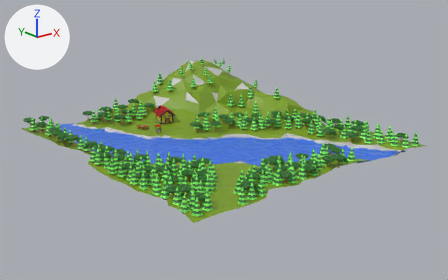
Renders of the glTF model assets/glb/Low_Poly_Forest.glb from each side of a commit.
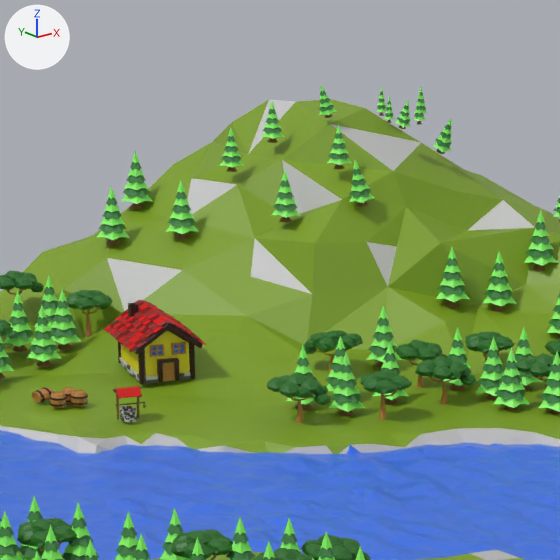
Old and new are each drawn whole from a 50 mm camera at (-17.01, -21.88, 9.18) aimed at (0.64, 0.18, 0.35) and again close up on the part from 29% to 57% of the width and 14% to 58% of the height. The axes (+X, +Y, +Z) are drawn at upper left. The lights are the same throughout. Where no turn or scale is listed for an object, it has been applied to the vertices.

Script lines for the objects in view, before the commit:
```python
ob_house = bpy.data.objects.new('House', me_cube_085)
ob_house.location = (-0.05, 4.18, 1.57)
ob_pine_050 = bpy.data.objects.new('pine.050', me_cylinder_037)
ob_pine_050.location = (0.58, 2.22, 1.04)
ob_pine_050.scale = (0.0907, 0.103, 0.0654)
ob_pine_051 = bpy.data.objects.new('pine.051', me_cylinder_037)
ob_pine_051.location = (1.16, 2.29, 1.04)
ob_pine_051.scale = (0.0907, 0.103, 0.0654)
ob_pine_170 = bpy.data.objects.new('pine.170', me_cylinder_037)
ob_pine_170.location = (0.85, 1.79, 1.01)
ob_pine_170.scale = (0.0907, 0.103, 0.0654)
ob_tree_021 = bpy.data.objects.new('tree.021', me_plane_011)
ob_tree_021.location = (0.21, 1.89, 1.0)
ob_tree_021.rotation_euler = (0.0, 0.0, -0.795)  # degrees (0, 0, -46)
ob_tree_021.scale = (0.0621, 0.062, 0.0388)
ob_tree_056 = bpy.data.objects.new('tree.056', me_plane_011)
ob_tree_056.location = (2.79, 1.79, 1.05)
ob_tree_056.rotation_euler = (0.0, 0.0, 0.756)  # degrees (0, 0, 43)
ob_tree_056.scale = (0.0618, 0.0622, 0.0388)
ob_tree_070 = bpy.data.objects.new('tree.070', me_plane_011)
ob_tree_070.location = (1.43, 2.71, 1.09)
ob_tree_070.rotation_euler = (0.0, 0.0, 2.472)  # degrees (0, 0, 142)
ob_tree_070.scale = (0.061, 0.0626, 0.0388)
# also in view: 'pine.044' at (2.55, 0.22, 0.81); 'tree.053' at (-3.04, -3.2, 0.86); 'pine.083' at (0.94, 6.66, 1.82); 'Well' at (-1.22, 3.01, 0.63); 'tree.029' at (-0.26, 6.9, 0.95)
```
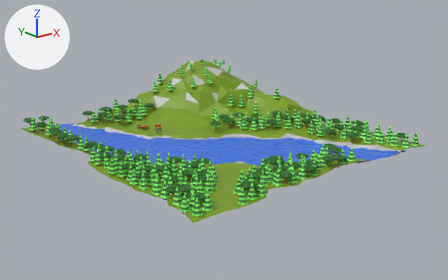
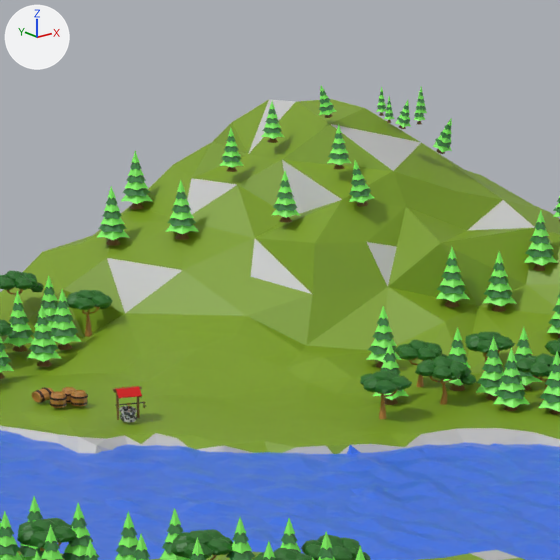
Location of each change, [x1, y1, x2, y2] in pixels of the close-ups (560 x 560 px):
'House', deleted
    before: [104, 300, 206, 384]
    faces in mat_black (dark red #300a0a): [118, 301, 202, 384]
    faces in mat_yellow (yellow #e7d627): [121, 331, 190, 382]
    faces in mat_red_1 (dark red #790e0a): [110, 302, 202, 352]
    faces in mat_red_2 (red #e70008): [104, 305, 206, 349]
    faces in mat_light_brown (orange #b67e39): [150, 342, 186, 381]
'tree.021', deleted (green)
    before: [267, 373, 331, 423]
'pine.170', deleted (green)
    before: [329, 353, 365, 416]
'tree.070', deleted (green)
    before: [301, 330, 363, 374]
'pine.051', deleted (green)
    before: [325, 336, 359, 392]
'pine.050', deleted (green)
    before: [286, 346, 316, 410]

The edits, one by one:
Object 'House' (ob_house) is deleted.
Object 'tree.021' (ob_tree_021) is deleted.
Object 'tree.070' (ob_tree_070) is deleted.
Object 'pine.170' (ob_pine_170) is deleted.
Object 'pine.050' (ob_pine_050) is deleted.
Object 'pine.051' (ob_pine_051) is deleted.
